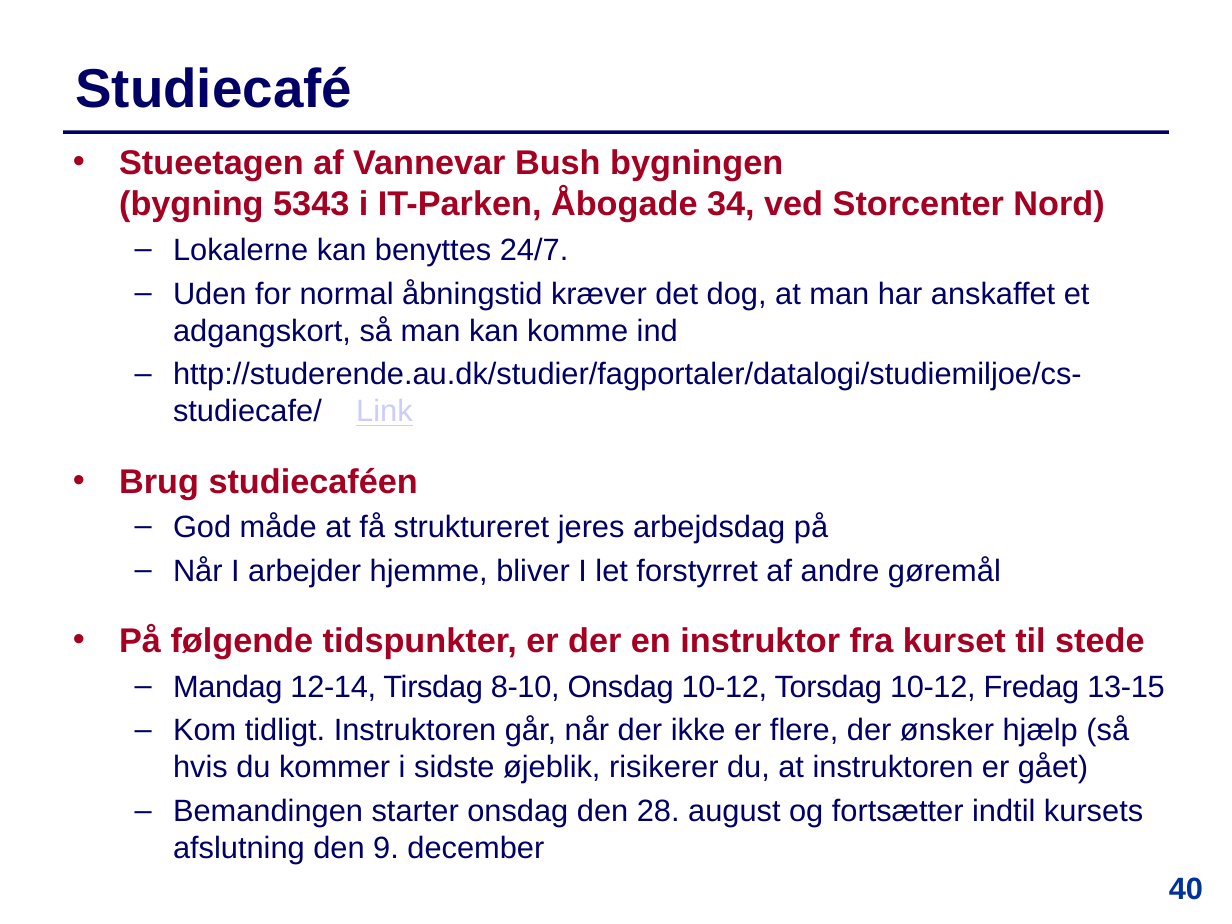
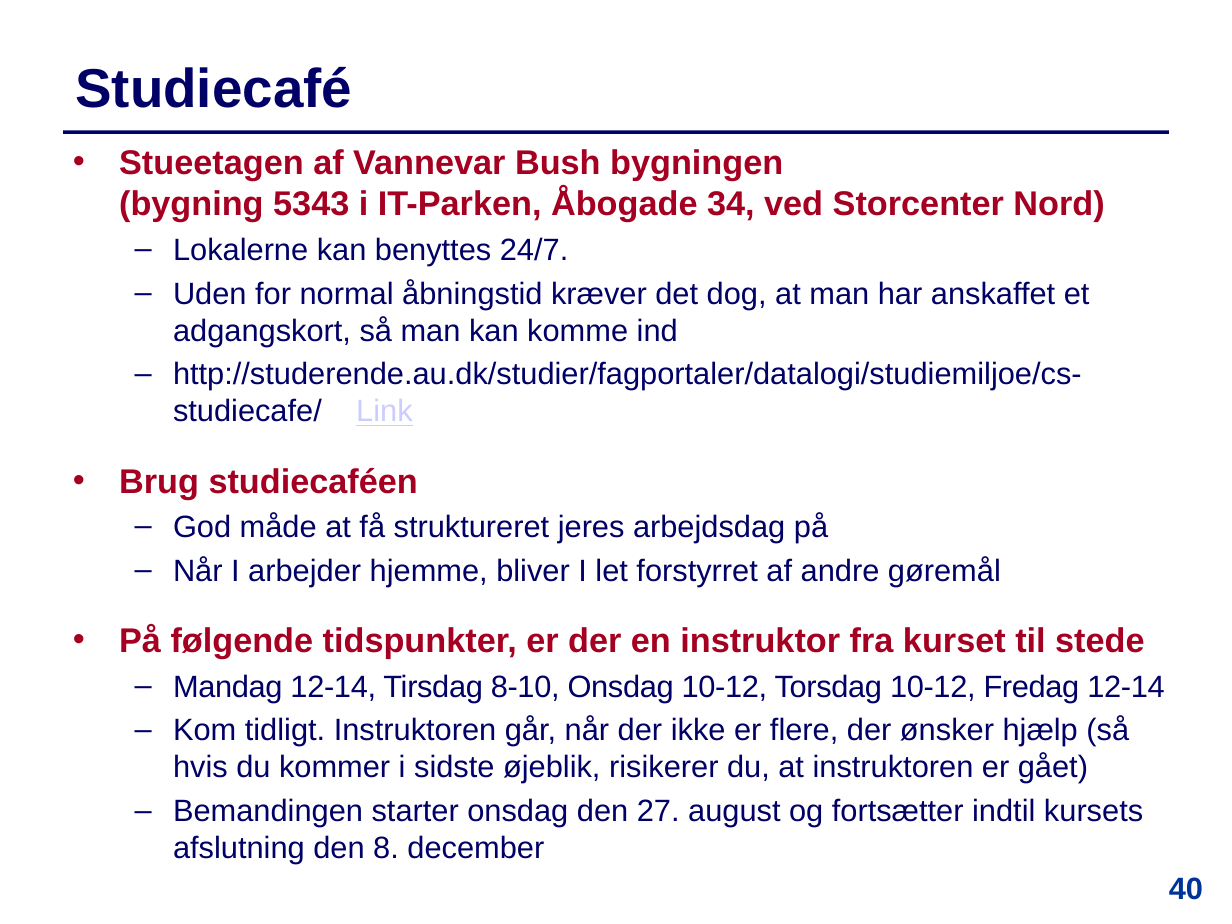
Before and after one commit to IntProgAU/Materiale, a slide deck: slide 40 of web/e25/uge_1a/Slides-Uge1-Mandag.pptx. Drawn at 1232x924 pixels with LibreOffice and Linux fonts; fonts in the diff are those of the drawing. Boxes give left, top, right and bottom in pixels: in the first picture for what was removed or moved away, otherwise in the second. Text is boxed around its words. In the diff, an @@ line names an element or a change of style, - is before the commit and + after.

```diff
--- a/web/e25/uge_1a/Slides-Uge1-Mandag.pptx
+++ b/web/e25/uge_1a/Slides-Uge1-Mandag.pptx
@@ text at box(173, 674, 1164, 702): text changed @@
-  – Mandag 12-14, Tirsdag 8-10, Onsdag 10-12, Torsdag 10-12, Fredag 13-15
+  – Mandag 12-14, Tirsdag 8-10, Onsdag 10-12, Torsdag 10-12, Fredag 12-14
@@ text at box(173, 798, 1143, 864): text changed @@
-  – Bemandingen starter onsdag den 28. august og fortsætter indtil kursets afslutning den 9. december
+  – Bemandingen starter onsdag den 27. august og fortsætter indtil kursets afslutning den 8. december
```
Also in this commit, not shown: 5 other slides changed.
